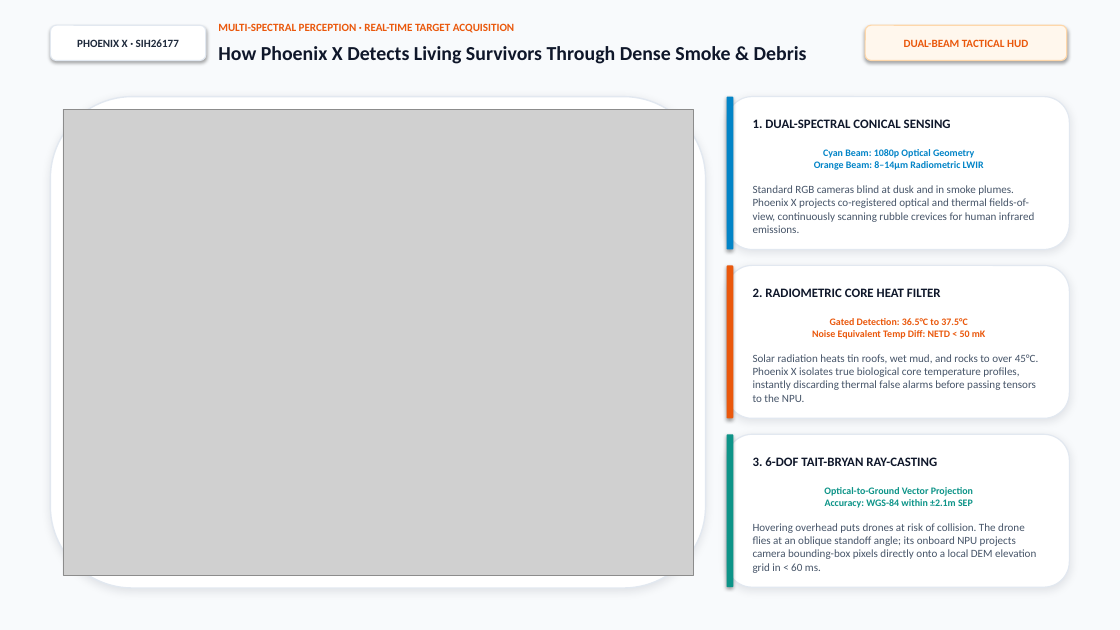
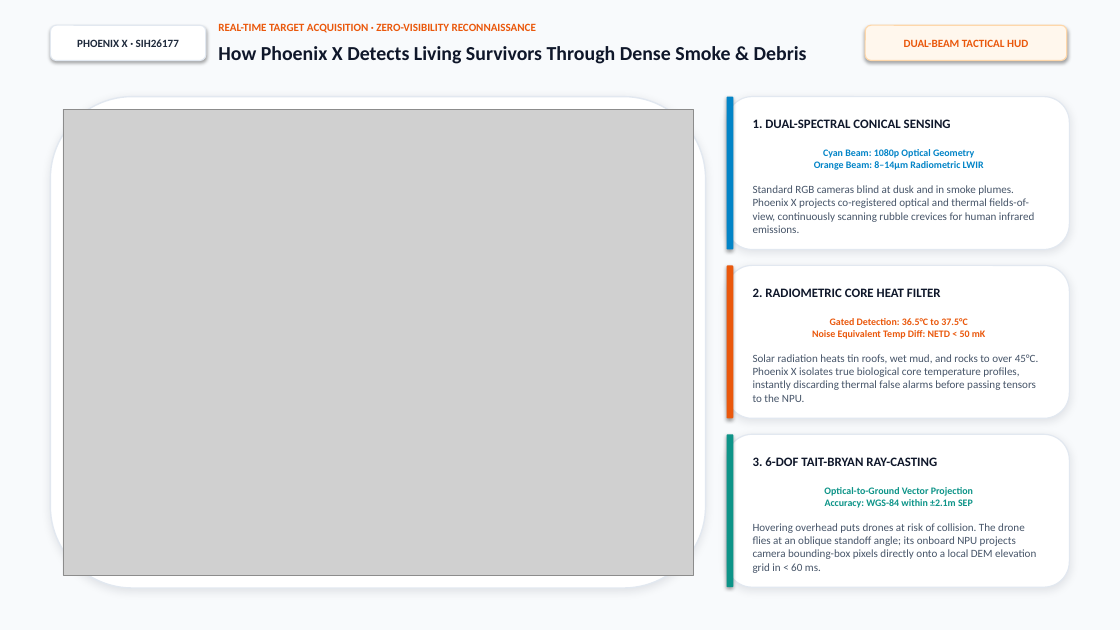
Before and after one commit to jvstin47/Phoenix-SIH26177-SAR-UAV, a slide deck: slide 6 of presentation/Phoenix_Drone_Graphic_Variations.pptx (slide 4 before the commit). Drawn at 1120x630 pixels with LibreOffice and Linux fonts; fonts in the diff are those of the drawing; grey boxes stand for pictures. Boxes give left, top, right and bottom in pixels: in the first picture for what was removed or moved away, otherwise in the second. Text is boxed around its words. In the diff, an @@ line names an element or a change of style, - is before the commit and + after.

```diff
--- a/presentation/Phoenix_Drone_Graphic_Variations.pptx
+++ b/presentation/Phoenix_Drone_Graphic_Variations.pptx
@@ text at (218, 23, 536, 33): text changed @@
-MULTI-SPECTRAL PERCEPTION · REAL-TIME TARGET ACQUISITION
+REAL-TIME TARGET ACQUISITION · ZERO-VISIBILITY RECONNAISSANCE
```
Also in this commit, not shown: 2 other slides changed, 2 slides added, 1 slide removed, 5 other files.
